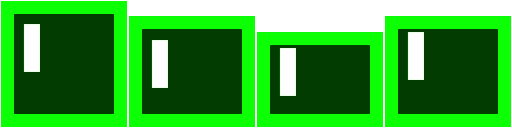
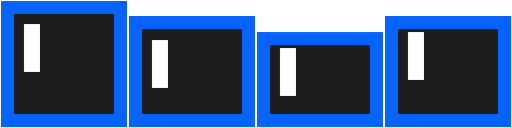
Before/after of a (512, 128) layered artwork. What changed in the layer stack:
hid "Idle copy 7" over (1, 1, 511, 127)
